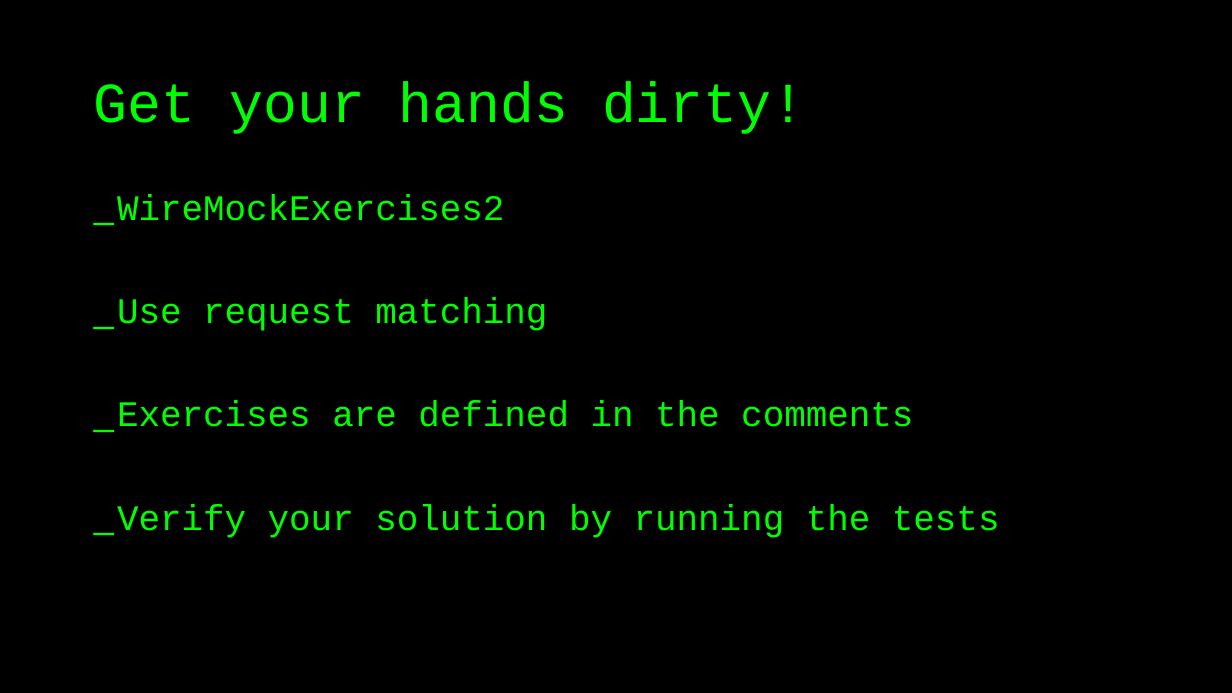
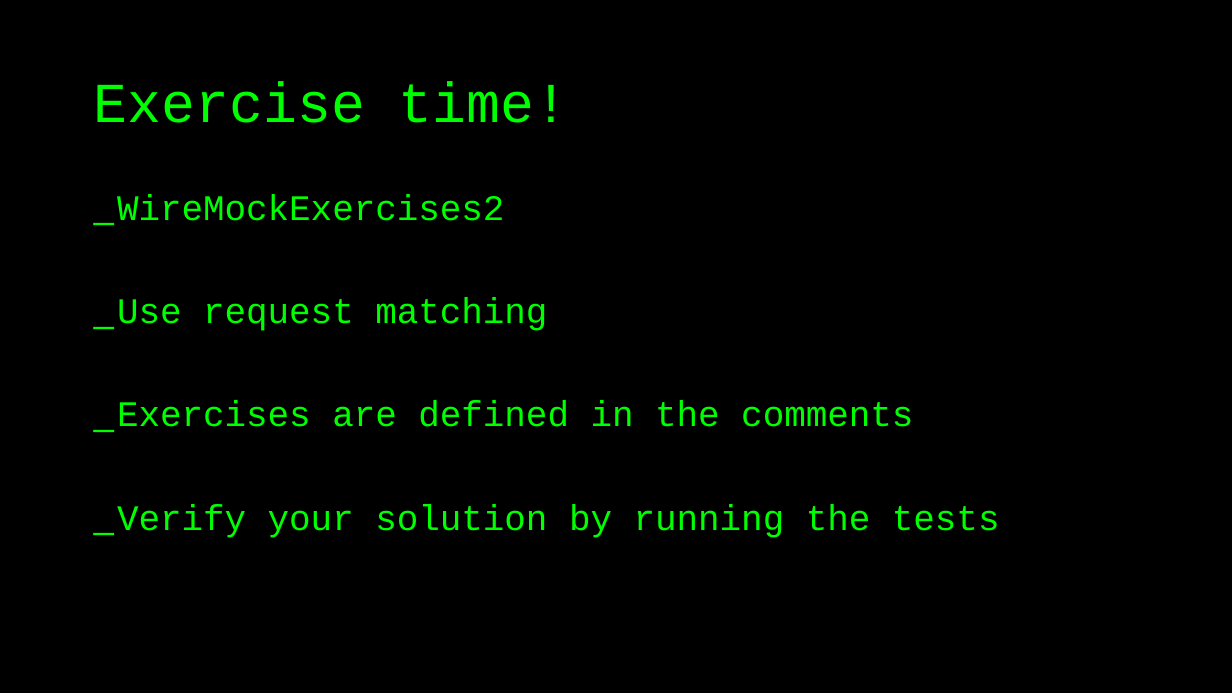
Before and after one commit to basdijkstra/wiremock-workshop, a slide deck: slide 28 of wiremock_workshop.pptx (slide 29 before the commit). Drawn at 1232x693 pixels with LibreOffice and Linux fonts; fonts in the diff are those of the drawing. Boxes give left, top, right and bottom in pixels: in the first picture for what was removed or moved away, otherwise in the second. Text is boxed around its words. In the diff, an @@ line names an element or a change of style, - is before the commit and + after.

Commit message:
Reviewed exercises 2 (no changes), updated slides, included compiler version in pom.xml

```diff
--- a/wiremock_workshop.pptx
+++ b/wiremock_workshop.pptx
@@ title at <box>94,81,568,123</box>: text changed @@
-Get your hands dirty!
+Exercise time!
```
Also in this commit, not shown: 5 other slides changed, 1 other file.
